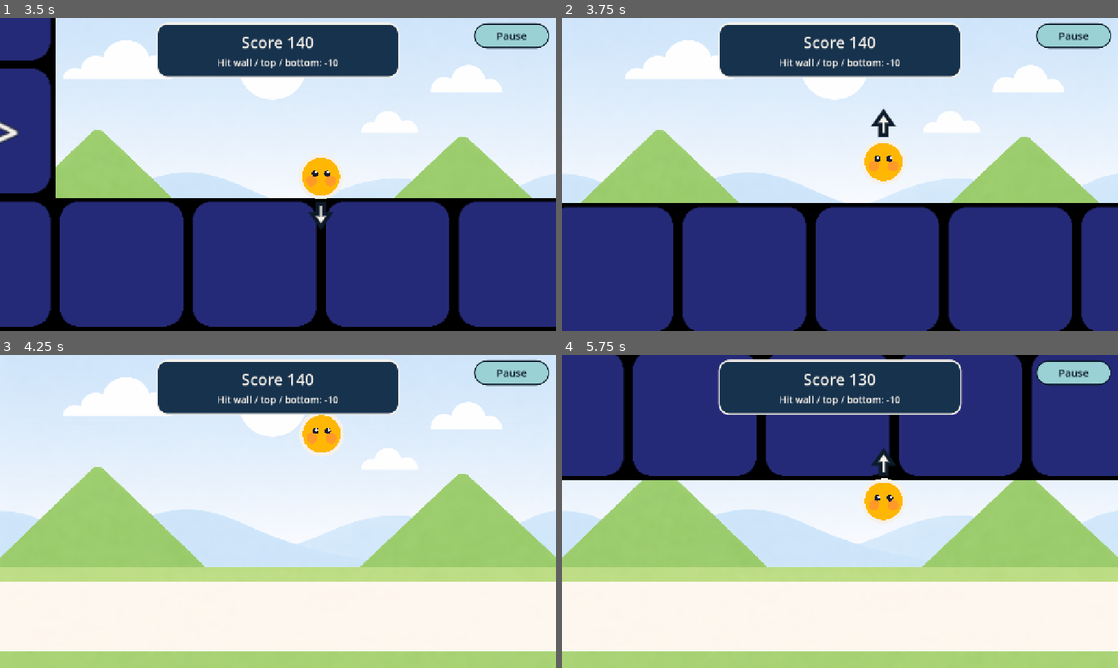
Above: before the commit, frames 1-4 (two rows, left to right).
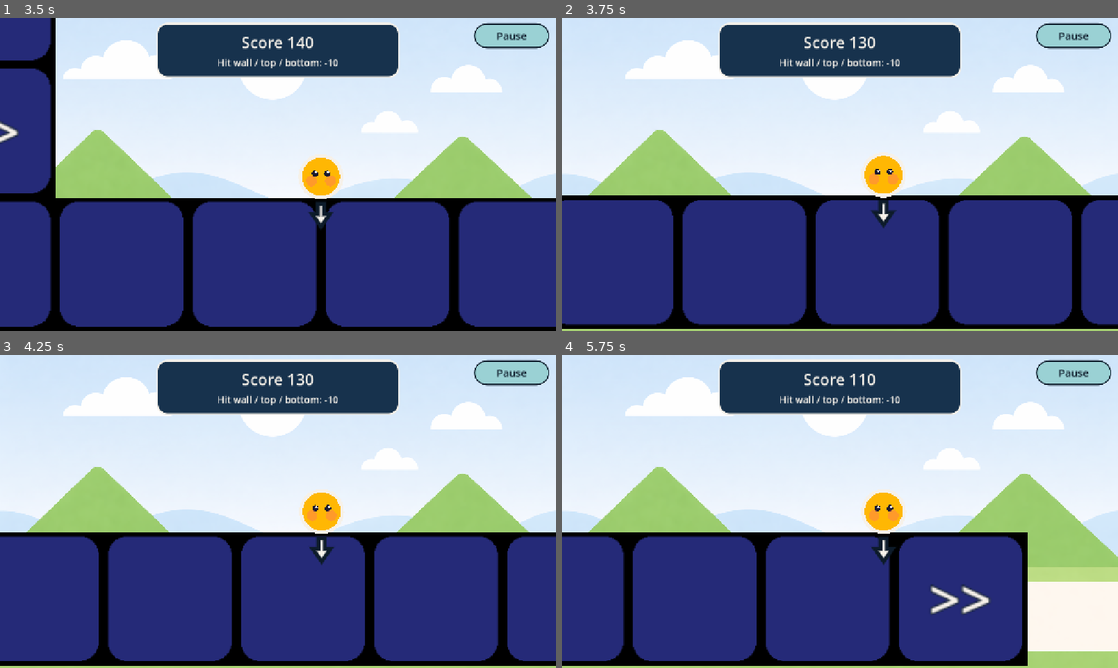
Above: after the commit, the same moments.

Repository: misaki0011/godot_gravityflip
Game: Godot game, scene res://Main.tscn
Same seed, same stepped clock (60 frames per second), same inputs: the game is played once before the commit and once after it.
Inputs (mouse positions are in pixels of both pictures, inside the frame that each line leads up to):
- Up to frame 1 (3.5 s): click "Start" at 0.5 s; click "Lv01-Earth" at 1.25 s; click "Pause" at 2 s; click "Restart" at 2.75 s
- Up to frame 2 (3.75 s): tap Enter at 3.5 s; move the mouse to (962, 158) at 3.52 s; hold Space (flip) from 3.53 s (still down); click (962, 158) at 3.67 s
- Up to frame 3 (4.25 s): keep holding Space (flip)
- Up to frame 4 (5.75 s): move the mouse to (728, 527) at 4.27 s; release Space (flip) at 4.28 s; tap Space (flip) at 4.35 s; click (728, 527) at 4.42 s; move the mouse to (895, 442) at 5.02 s; hold Space (flip) from 5.03 s (still down); click (895, 442) at 5.17 s

Frame 1 is identical in both runs. In frame 2, 7.5% of the frame differs, in the area x 0-100%, y 6-100%; in frame 3, 44%; in frame 4, 68%, in the area x 0-100%, y 0-100%.

Commit message:
fix screen tap

Diff:
--- a/scripts/LevelScreen.gd
+++ b/scripts/LevelScreen.gd
@@ -29,9 +29,12 @@
 var _score_label: Label
 var _pause_overlay: ColorRect
 var _music_button: Button
+var _pause_button: Button
 var _tile_size := 128.0
 var _sz: Dictionary
 var _reduction_count := 0
+var _ignore_mouse_until_ms := 0
+var _last_flip_ms := 0
 
 func _init(data: Dictionary, attempt: int, music_on: bool) -> void:
 	level_data = data
@@ -40,6 +43,7 @@
 
 func _ready() -> void:
 	process_mode = Node.PROCESS_MODE_PAUSABLE
+	set_process_input(true)
 	_build_world()
 	_build_ui()
 
@@ -47,6 +51,15 @@
 	if _is_finished or _is_paused:
 		return
 	_elapsed += delta
+
+	# Fallback for browsers/devices where tap propagation differs.
+	if Input.is_action_just_pressed("flip"):
+		if _is_pointer_over_pause_button():
+			return
+		var now_ms := Time.get_ticks_msec()
+		if now_ms - _last_flip_ms >= 120 and _player:
+			_last_flip_ms = now_ms
+			_player.flip_gravity()
 
 func _unhandled_input(event: InputEvent) -> void:
 	if _is_finished:
@@ -60,10 +73,48 @@
 	if _is_paused:
 		return
 
-	if event.is_action_pressed("flip") or event is InputEventScreenTouch and event.pressed or event is InputEventMouseButton and event.pressed and event.button_index == MOUSE_BUTTON_LEFT:
+	if event.is_action_pressed("flip"):
 		if _player:
 			_player.flip_gravity()
 			get_viewport().set_input_as_handled()
+
+func _input(event: InputEvent) -> void:
+	if _is_finished or _is_paused:
+		return
+
+	var now_ms := Time.get_ticks_msec()
+	var tap_position := Vector2.ZERO
+	var is_tap := false
+	if event is InputEventScreenTouch and event.pressed:
+		is_tap = true
+		tap_position = event.position
+		# Mobile/web often emits a synthetic mouse click after touch.
+		_ignore_mouse_until_ms = now_ms + 350
+	elif event is InputEventMouseButton and event.pressed and event.button_index == MOUSE_BUTTON_LEFT:
+		if now_ms < _ignore_mouse_until_ms:
+			return
+		is_tap = true
+		tap_position = event.position
+
+	if not is_tap:
+		return
+
+	if is_instance_valid(_pause_button):
+		if _pause_button.get_global_rect().has_point(tap_position):
+			return
+
+	if now_ms - _last_flip_ms < 120:
+		return
+
+	if _player:
+		_last_flip_ms = now_ms
+		_player.flip_gravity()
+		get_viewport().set_input_as_handled()
+
+func _is_pointer_over_pause_button() -> bool:
+	if not is_instance_valid(_pause_button):
+		return false
+	return _pause_button.get_global_rect().has_point(get_viewport().get_mouse_position())
 
 func _build_world() -> void:
 	var colors: Dictionary = level_data.colors
@@ -166,9 +217,11 @@
 
 	var hud := Control.new()
 	hud.set_anchors_and_offsets_preset(Control.PRESET_FULL_RECT)
+	hud.mouse_filter = Control.MOUSE_FILTER_IGNORE
 	layer.add_child(hud)
 
 	var score_top := CenterContainer.new()
+	score_top.mouse_filter = Control.MOUSE_FILTER_IGNORE
 	score_top.anchor_left = 0.0
 	score_top.anchor_right = 1.0
 	score_top.anchor_top = 0.0
@@ -178,10 +231,12 @@
 	hud.add_child(score_top)
 
 	var score_panel := UI_FACTORY.build_panel()
+	score_panel.mouse_filter = Control.MOUSE_FILTER_IGNORE
 	score_panel.custom_minimum_size = Vector2(minf(560.0, vp.x - 48.0), clampf(vp.y * 0.14, 90.0, 130.0))
 	score_top.add_child(score_panel)
 
 	var score_box := VBoxContainer.new()
+	score_box.mouse_filter = Control.MOUSE_FILTER_IGNORE
 	score_box.add_theme_constant_override("separation", 6)
 	score_panel.add_child(UI_FACTORY.apply_margin(score_box, 16))
 
@@ -195,19 +250,19 @@
 	var pause_btn_w := maxf(170.0, _sz.btn_height * 3.0)
 	var pause_margin_x := maxf(12.0, vp.x * 0.012)
 	var pause_margin_y := maxf(12.0, vp.y * 0.015)
-	var pause_button := UI_FACTORY.build_button("Pause", "utility", 999)
-	pause_button.custom_minimum_size = Vector2(pause_btn_w, _sz.btn_height)
-	pause_button.add_theme_font_size_override("font_size", _sz.btn_font)
-	pause_button.anchor_left = 1.0
-	pause_button.anchor_right = 1.0
-	pause_button.anchor_top = 0.0
-	pause_button.anchor_bottom = 0.0
-	pause_button.offset_left = -(pause_btn_w + pause_margin_x)
-	pause_button.offset_right = -pause_margin_x
-	pause_button.offset_top = pause_margin_y
-	pause_button.offset_bottom = pause_margin_y + _sz.btn_height
-	pause_button.pressed.connect(_toggle_pause)
-	hud.add_child(pause_button)
+	_pause_button = UI_FACTORY.build_button("Pause", "utility", 999)
+	_pause_button.custom_minimum_size = Vector2(pause_btn_w, _sz.btn_height)
+	_pause_button.add_theme_font_size_override("font_size", _sz.btn_font)
+	_pause_button.anchor_left = 1.0
+	_pause_button.anchor_right = 1.0
+	_pause_button.anchor_top = 0.0
+	_pause_button.anchor_bottom = 0.0
+	_pause_button.offset_left = -(pause_btn_w + pause_margin_x)
+	_pause_button.offset_right = -pause_margin_x
+	_pause_button.offset_top = pause_margin_y
+	_pause_button.offset_bottom = pause_margin_y + _sz.btn_height
+	_pause_button.pressed.connect(_toggle_pause)
+	hud.add_child(_pause_button)
 
 	_pause_overlay = ColorRect.new()
 	_pause_overlay.color = Color(0.05, 0.08, 0.12, 0.86)
